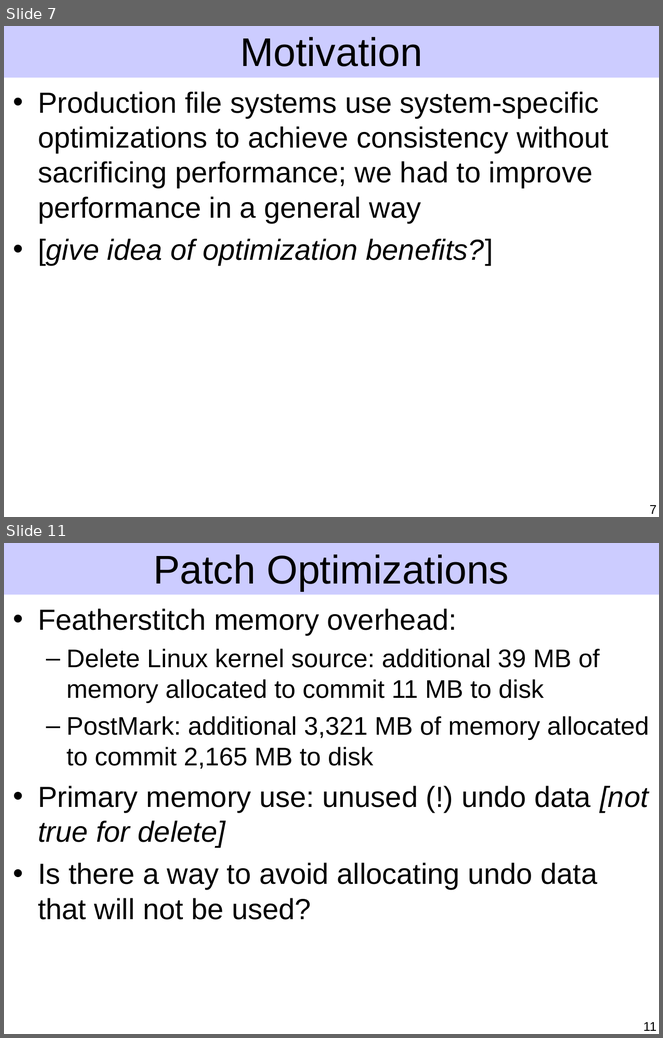
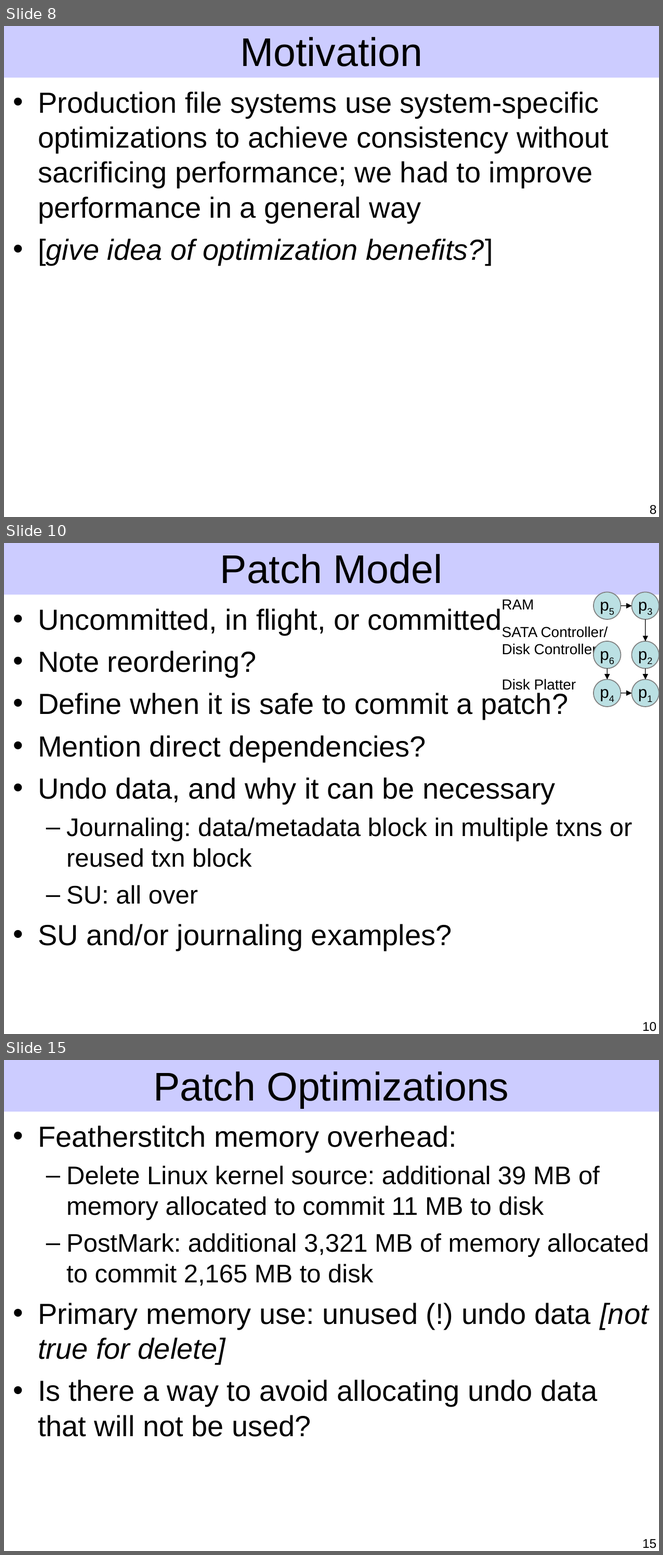
Before and after one commit to ucla-readable/fstitch-doc, a slide deck: sosp/pres.ppt. Shown one above the other, each under a label of ours: slides 7 and 11 before the commit, slides 8, 10 and 15 after it; the slides between them are not shown. The pictures are 663x1038 and 663x1555 pixels, drawn with LibreOffice and Linux fonts; fonts in the diff are those of the drawing. Boxes give left, top, right and bottom in pixels: in the first picture for what was removed or moved away, otherwise in the second. Text is boxed around its words. In the diff, an @@ line names an element or a change of style, - is before the commit and + after.

Commit message:
Checkpoint motivation and patches.

```diff
--- a/sosp/pres.ppt
+++ b/sosp/pres.ppt
@@ slide 10 added at box(4, 543, 659, 1034), background #FFFFFF; not listed: 1 template element that a slide beside it also shows @@
@@ title added at box(220, 554, 443, 584), 44 pt, text #000000 @@
+Patch Model
@@ text added at box(502, 599, 534, 610), 16 pt, text #000000 @@
+RAM
@@ ellipse added at box(594, 592, 621, 619), fill #BBE0E3, outline #808080 0.99 pt, 18 pt, text #000000 @@
+p5
@@ ellipse added at box(632, 592, 659, 619), fill #BBE0E3, outline #808080 0.99 pt, 18 pt, text #000000 @@
+p3
@@ text added at box(38, 609, 633, 951), 32 pt, text #000000 @@
+• Uncommitted, in flight, or committed
+• Note reordering?
+• Define when it is safe to commit a patch?
+• Mention direct dependencies?
+• Undo data, and why it can be necessary
+  – Journaling: data/metadata block in multiple txns or reused txn block
+  – SU: all over
+• SU and/or journaling examples?
@@ arrow added from (621, 606) to (632, 606), #000000 0.74 pt @@
@@ arrow added from (646, 619) to (646, 641), #000000 0.74 pt @@
@@ text added at box(502, 626, 608, 657), 16 pt, text #000000 @@
+SATA Controller/
+Disk Controller
@@ ellipse added at box(594, 641, 621, 669), fill #BBE0E3, outline #808080 0.99 pt, 18 pt, text #000000 @@
+p6
@@ ellipse added at box(632, 641, 659, 669), fill #BBE0E3, outline #808080 0.99 pt, 18 pt, text #000000 @@
+p2
@@ text added at box(502, 679, 577, 690), 16 pt, text #000000 @@
+Disk Platter
@@ ellipse added at box(594, 679, 621, 707), fill #BBE0E3, outline #808080 0.99 pt, 18 pt, text #000000 @@
+p4
@@ arrow added from (607, 669) to (607, 679), #000000 0.74 pt @@
@@ ellipse added at box(632, 679, 659, 707), fill #BBE0E3, outline #808080 0.99 pt, 18 pt, text #000000 @@
+p1
@@ arrow added from (646, 669) to (646, 679), #000000 0.74 pt @@
@@ arrow added from (621, 693) to (632, 693), #000000 0.74 pt @@
@@ page number added at box(643, 1022, 657, 1032), 14 pt, text #000000 @@
+10
@@ what was slide 7 is now slide 8 @@
@@ page number at box(650, 505, 657, 515): text changed @@
-7
+8
@@ what was slide 11 is now slide 15 @@
@@ page number at box(643, 1539, 657, 1549): text changed @@
-11
+15
```
Also in this commit, not shown: 6 slides changed, 4 other slides added, 1 slide removed.
